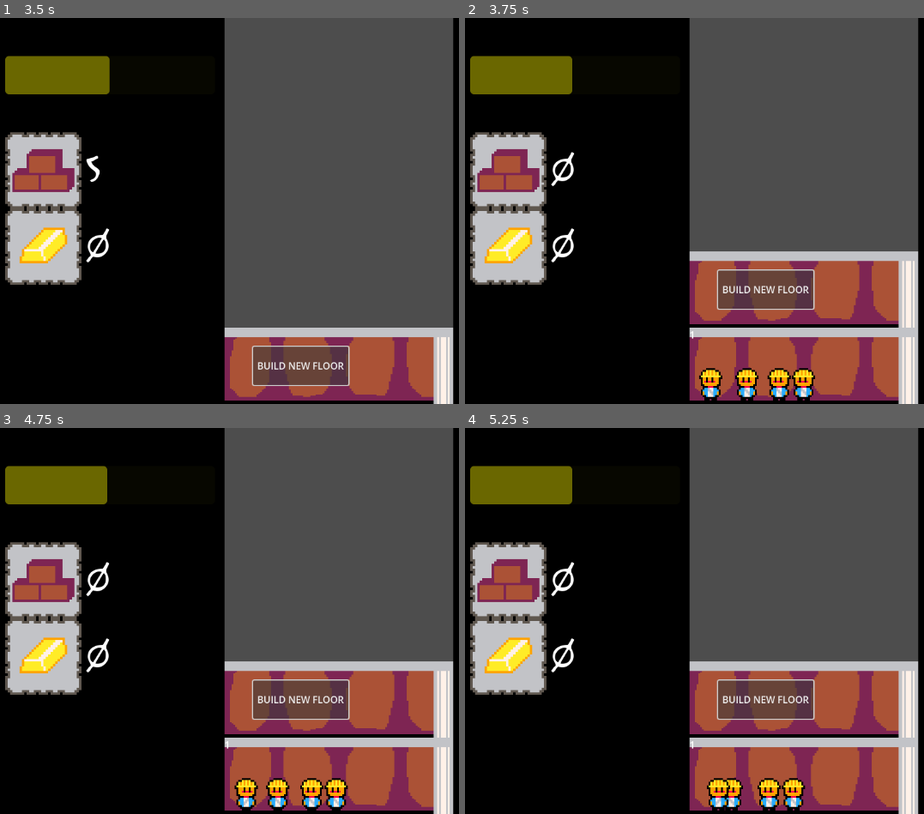
Above: before the commit, frames 1-4 (two rows, left to right).
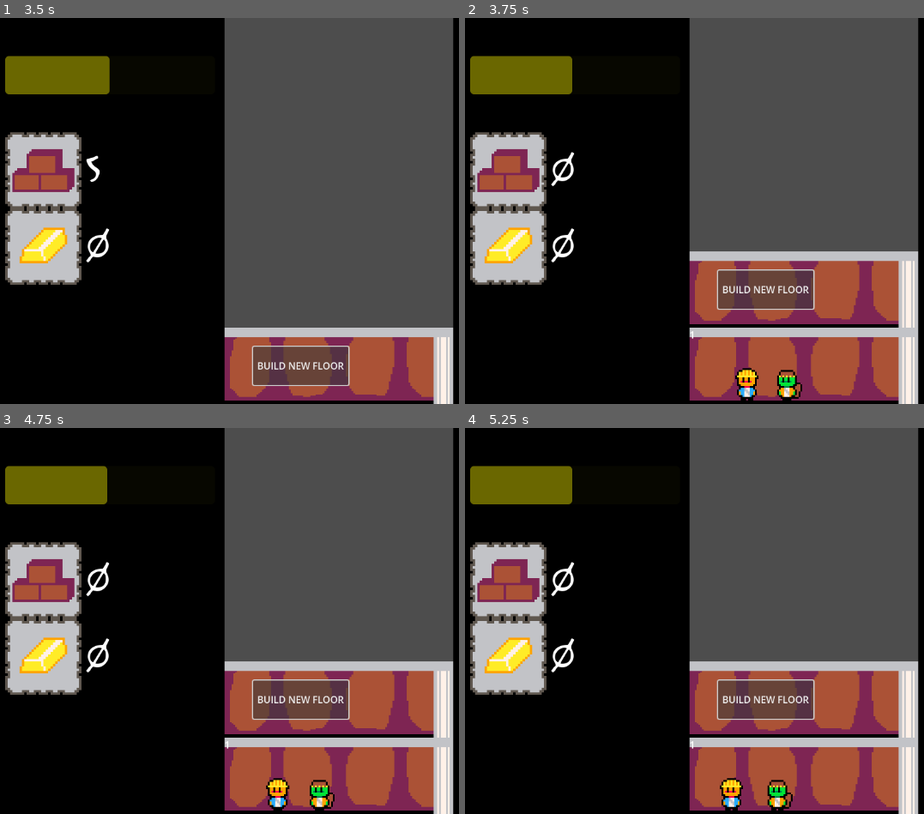
Above: after the commit, the same moments.

Repository: alligator-forest/Building-Babel
Game: Godot game, scene res://main.tscn
Two runs of this game, one before a commit and one after it. Both use one fixed random seed, a clock stepped at 60 frames per second and the inputs below.
Inputs:
- Up to frame 1 (3.5 s): click "BUILD NEW FLOOR" at 0.5 s; click "BUILD NEW FLOOR" at 1.25 s; tap Enter (ui_accept) at 2, 2.27, 2.75, 3.02 s; hold Up (ui_up) 2.03-2.78 s
- Up to frame 2 (3.75 s): tap Enter (ui_accept) at 3.5 s; hold Up (ui_up) from 3.53 s (still down)
- Up to frame 3 (4.75 s): keep holding Up (ui_up); tap Enter (ui_accept) at 4.25, 4.52 s
- Up to frame 4 (5.25 s): release Up (ui_up) at 5.03 s

Frame 1 is identical in both runs. In frame 2, 1.1% of the frame differs, in the area x 51-77%, y 90-100%; in frame 3, 1.1%, in the area x 51-76%, y 90-100%; in frame 4, 1.0%.

Commit message:
Merchants
Added Merchants

Diff:
--- a/Characters/builder.gd
+++ b/Characters/builder.gd
@@ -1,2 +1,12 @@
 extends Character
 class_name Builder
+
+func getBricks() -> int:
+	return 0
+
+func getGold() -> int:
+	print("A")
+	return 0
+
+func getGodFear() -> int:
+	return 0
--- a/Characters/builder.tscn
+++ b/Characters/builder.tscn
@@ -25,7 +25,7 @@
 "speed": 5.0
 }]
 
-[node name="Character" type="Control"]
+[node name="Builder" type="Control"]
 layout_mode = 3
 anchors_preset = 0
 script = ExtResource("1_0qr7f")
--- /dev/null
+++ b/Characters/merchant.gd
@@ -0,0 +1,9 @@
+extends Character
+class_name Merchant
+
+func getGold() -> int:
+	print("B")
+	return 5
+
+func getGodFear() -> int:
+	return 2
--- /dev/null
+++ b/Characters/merchant.tscn
@@ -0,0 +1,70 @@
+[gd_scene load_steps=9 format=3 uid="uid://j76tjb32kfks"]
+
+[ext_resource type="Script" path="res://Characters/merchant.gd" id="1_fxlpp"]
+[ext_resource type="Texture2D" uid="uid://coc1lp6u3t3t0" path="res://Assets/builderSpritesheet.png" id="2_eafrh"]
+[ext_resource type="Texture2D" uid="uid://blfntn5rc2bru" path="res://Assets/MerchantSpritesheet.png" id="3_nquu6"]
+
+[sub_resource type="AtlasTexture" id="AtlasTexture_jtuxa"]
+atlas = ExtResource("2_eafrh")
+region = Rect2(0, 0, 28, 40)
+
+[sub_resource type="AtlasTexture" id="AtlasTexture_crmar"]
+atlas = ExtResource("2_eafrh")
+region = Rect2(28, 0, 28, 40)
+
+[sub_resource type="AtlasTexture" id="AtlasTexture_3eu21"]
+atlas = ExtResource("3_nquu6")
+region = Rect2(0, 0, 32, 36)
+
+[sub_resource type="AtlasTexture" id="AtlasTexture_wwpql"]
+atlas = ExtResource("3_nquu6")
+region = Rect2(32, 0, 32, 36)
+
+[sub_resource type="SpriteFrames" id="SpriteFrames_yshwx"]
+animations = [{
+"frames": [{
+"duration": 1.0,
+"texture": SubResource("AtlasTexture_jtuxa")
+}, {
+"duration": 1.0,
+"texture": SubResource("AtlasTexture_crmar")
+}],
+"loop": true,
+"name": &"Builder",
+"speed": 5.0
+}, {
+"frames": [{
+"duration": 1.0,
+"texture": SubResource("AtlasTexture_3eu21")
+}, {
+"duration": 1.0,
+"texture": SubResource("AtlasTexture_wwpql")
+}],
+"loop": true,
+"name": &"Merchant",
+"speed": 5.0
+}]
+
+[node name="Merchant" type="Control"]
+layout_mode = 3
+anchors_preset = 15
+anchor_right = 1.0
+anchor_bottom = 1.0
+grow_horizontal = 2
+grow_vertical = 2
+script = ExtResource("1_fxlpp")
+
+[node name="AnimatedSprite2D" type="AnimatedSprite2D" parent="."]
+scale = Vector2(1.5, 1.5)
+sprite_frames = SubResource("SpriteFrames_yshwx")
+animation = &"Merchant"
+
+[node name="MoveTimer" type="Timer" parent="."]
+one_shot = true
+
+[node name="WaitTimer" type="Timer" parent="."]
+one_shot = true
+autostart = true
+
+[connection signal="timeout" from="MoveTimer" to="." method="_on_move_timer_timeout"]
+[connection signal="timeout" from="WaitTimer" to="." method="_on_wait_timer_timeout"]
--- a/Floors/floor.tscn
+++ b/Floors/floor.tscn
@@ -1,8 +1,9 @@
-[gd_scene load_steps=4 format=3 uid="uid://br8j0dbxk0gmh"]
+[gd_scene load_steps=5 format=3 uid="uid://br8j0dbxk0gmh"]
 
 [ext_resource type="Texture2D" uid="uid://bvwlkd2t0p7wi" path="res://Assets/floor.png" id="1_wm2fs"]
 [ext_resource type="Script" path="res://Floors/floor.gd" id="2_d1pa7"]
 [ext_resource type="PackedScene" uid="uid://dx2m410fn5f6t" path="res://Characters/builder.tscn" id="3_k8rj1"]
+[ext_resource type="PackedScene" uid="uid://j76tjb32kfks" path="res://Characters/merchant.tscn" id="4_fseor"]
 
 [node name="Floor" type="TextureRect"]
 texture = ExtResource("1_wm2fs")
@@ -22,20 +23,8 @@
 offset_right = 95.0
 offset_bottom = 95.0
 
-[node name="Character" parent="Characters" instance=ExtResource("3_k8rj1")]
-offset_left = 34.0
+[node name="Merchant" parent="Characters" instance=ExtResource("4_fseor")]
+offset_left = 168.0
 offset_top = 95.0
-offset_right = 34.0
+offset_right = 168.0
 offset_bottom = 95.0
-
-[node name="Character2" parent="Characters" instance=ExtResource("3_k8rj1")]
-offset_left = 149.0
-offset_top = 95.0
-offset_right = 149.0
-offset_bottom = 95.0
-
-[node name="Character3" parent="Characters" instance=ExtResource("3_k8rj1")]
-offset_left = 190.0
-offset_top = 95.0
-offset_right = 190.0
-offset_bottom = 95.0
--- a/main.tscn
+++ b/main.tscn
@@ -82,7 +82,7 @@
 texture = ExtResource("5_x8i3h")
 
 [node name="ResourceTimer" type="Timer" parent="."]
-wait_time = 2.0
+wait_time = 10.0
 autostart = true
 
 [connection signal="timeout" from="ResourceTimer" to="." method="_on_resource_timer_timeout"]
Binary file added: Assets/MerchantSpritesheet.png
Not shown, added: Assets/MerchantSpritesheet.png.import
